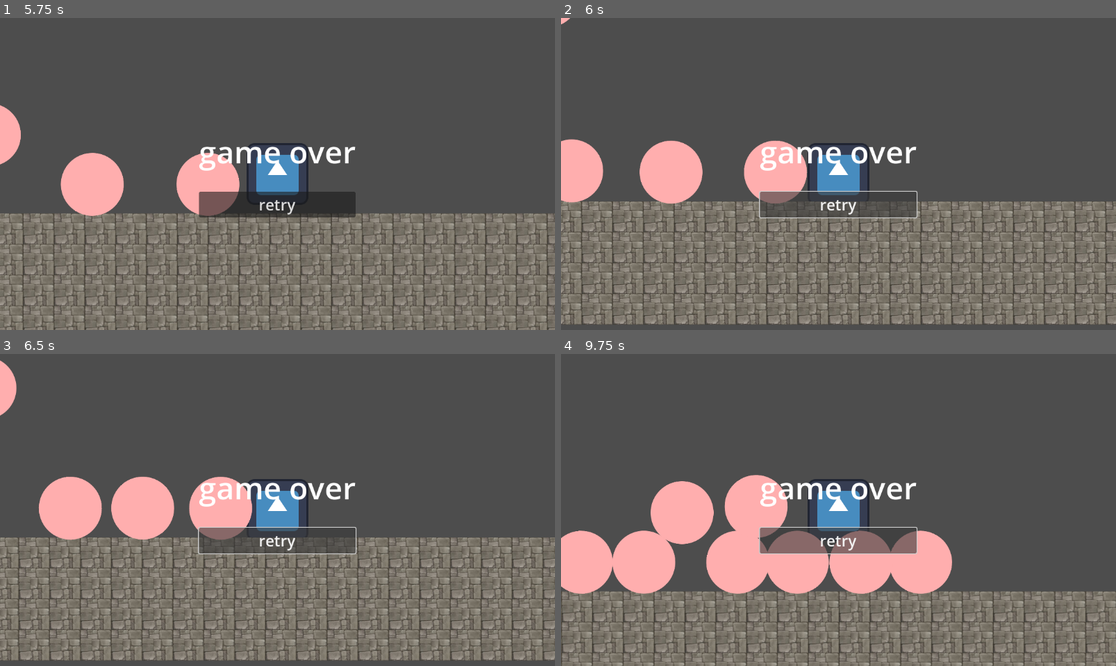
Above: before the commit, frames 1-4 (two rows, left to right).
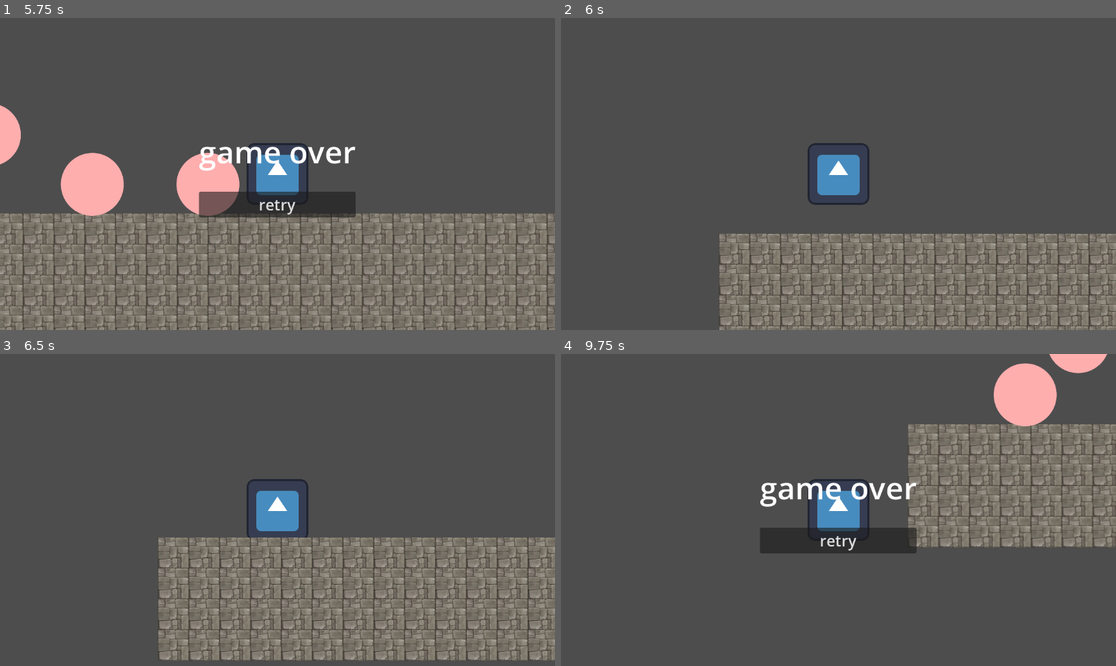
Above: after the commit, the same moments.

Repository: Sogrief/stairs
Game: Godot game, scene res://scenes/level/main.tscn
The game is run twice, just before and just after one commit, with the same random seed, the same clock (stepped at 60 frames per second) and the same inputs. The engine's default icon, where the game draws it, is replaced by a stand-in: a white triangle on a blue panel in a dark square.
Inputs (mouse positions are in pixels of both pictures, inside the frame that each line leads up to):
- Up to frame 1 (5.75 s): hold Right (move_right) 0.53-2.03 s; tap Up (jump) at 0.77, 1.52, 3.02, 3.77, 4.52 s; hold Left (move_left) 2.03-2.78 s; hold Right (move_right) 2.78-4.28 s; hold Left (move_left) 4.28-5.03 s; hold Right (move_right) from 5.03 s (still down)
- Up to frame 2 (6 s): release Right (move_right) at 5.75 s; click "retry" at 5.75 s
- Up to frame 3 (6.5 s): no input
- Up to frame 4 (9.75 s): click (838, 541) at 6.5 s, where only the run before the commit has a clickable "retry"; click (838, 541) at 7.25 s, where only the run before the commit has a clickable "retry"; hold Left (move_left) 8.03-9.53 s; tap Up (jump) at 8.27, 9.02 s; hold Right (move_right) from 9.53 s (still down)

Frame 1 is identical in both runs. In frame 2, 30% of the frame differs, in the area x 0-100%, y 0-100%; in frame 3, 28%; in frame 4, 50%.

Commit message:
bouton retry pour rejouer la scène

Diff:
--- a/scenes/UI/game_over_menu.tscn
+++ /dev/null
@@ -1,33 +0,0 @@
-[gd_scene format=3 uid="uid://bo211cm2ca2h"]
-
-[node name="game_over_menu" type="CanvasLayer"]
-
-[node name="menu" type="Control" parent="."]
-layout_mode = 3
-anchors_preset = 15
-anchor_right = 1.0
-anchor_bottom = 1.0
-grow_horizontal = 2
-grow_vertical = 2
-
-[node name="center_container" type="CenterContainer" parent="menu"]
-layout_mode = 1
-anchors_preset = 15
-anchor_right = 1.0
-anchor_bottom = 1.0
-grow_horizontal = 2
-grow_vertical = 2
-
-[node name="vbox_container" type="VBoxContainer" parent="menu/center_container"]
-layout_mode = 2
-theme_override_constants/separation = 40
-
-[node name="label" type="Label" parent="menu/center_container/vbox_container"]
-layout_mode = 2
-theme_override_font_sizes/font_size = 64
-text = "game over"
-
-[node name="button" type="Button" parent="menu/center_container/vbox_container"]
-layout_mode = 2
-theme_override_font_sizes/font_size = 32
-text = "retry"
--- a/scenes/level/main.tscn
+++ b/scenes/level/main.tscn
@@ -1,12 +1,13 @@
 [gd_scene load_steps=6 format=3 uid="uid://dlh4j7baqcd0a"]
 
+[ext_resource type="Script" path="res://scenes/level/scripts/game_manager.gd" id="1_jtdce"]
 [ext_resource type="PackedScene" uid="uid://pklwlhm18nvx" path="res://scenes/stairs/stair.tscn" id="1_x3s6r"]
 [ext_resource type="PackedScene" uid="uid://burikkdqjftcb" path="res://scenes/player/player.tscn" id="2_tvdgu"]
 [ext_resource type="PackedScene" uid="uid://d3pv7pb8xkfho" path="res://scenes/projectiles/projectile.tscn" id="3_6vax7"]
-[ext_resource type="Script" path="res://scenes/projectiles/scripts/spawn_projectiles.gd" id="3_gllfd"]
-[ext_resource type="PackedScene" uid="uid://bo211cm2ca2h" path="res://scenes/UI/game_over_menu.tscn" id="5_yfgjh"]
+[ext_resource type="Script" path="res://scenes/level/scripts/spawn_projectiles.gd" id="3_gllfd"]
 
 [node name="main" type="Node2D"]
+script = ExtResource("1_jtdce")
 
 [node name="player" parent="." instance=ExtResource("2_tvdgu")]
 position = Vector2(436, 203)
@@ -20,8 +21,39 @@
 script = ExtResource("3_gllfd")
 projectile = ExtResource("3_6vax7")
 
-[node name="game_over_menu" parent="." instance=ExtResource("5_yfgjh")]
+[node name="game_over_menu" type="CanvasLayer" parent="."]
 unique_name_in_owner = true
 visible = false
 
+[node name="menu" type="Control" parent="game_over_menu"]
+layout_mode = 3
+anchors_preset = 15
+anchor_right = 1.0
+anchor_bottom = 1.0
+grow_horizontal = 2
+grow_vertical = 2
+
+[node name="center_container" type="CenterContainer" parent="game_over_menu/menu"]
+layout_mode = 1
+anchors_preset = 15
+anchor_right = 1.0
+anchor_bottom = 1.0
+grow_horizontal = 2
+grow_vertical = 2
+
+[node name="vbox_container" type="VBoxContainer" parent="game_over_menu/menu/center_container"]
+layout_mode = 2
+theme_override_constants/separation = 40
+
+[node name="label" type="Label" parent="game_over_menu/menu/center_container/vbox_container"]
+layout_mode = 2
+theme_override_font_sizes/font_size = 64
+text = "game over"
+
+[node name="button" type="Button" parent="game_over_menu/menu/center_container/vbox_container"]
+layout_mode = 2
+theme_override_font_sizes/font_size = 32
+text = "retry"
+
 [connection signal="child_entered_tree" from="projectiles" to="player" method="_on_projectiles_child_entered_tree"]
+[connection signal="pressed" from="game_over_menu/menu/center_container/vbox_container/button" to="." method="_on_button_pressed"]
--- /dev/null
+++ b/scenes/level/scripts/game_manager.gd
@@ -0,0 +1,4 @@
+extends Node2D
+
+func _on_button_pressed():
+	get_tree().reload_current_scene() #rejoue la scène actuelle
--- a/scenes/player/scripts/player.gd
+++ b/scenes/player/scripts/player.gd
@@ -29,15 +29,13 @@
 
 	move_and_slide()
 
-
 func death():
-	game_over_menu.show()
+	game_over_menu.show() #affiche le menu game over quand le joueur meurt
 
 func _on_area_2d_body_entered(body):
 	if body is TileMap:
 		if velocity.y > wall_jump_sensitivity:
 			jump_count = 1
-
 
 func _on_area_2d_body_exited(body):
 	if body is TileMap:
Renamed: scenes/projectiles/scripts/spawn_projectiles.gd -> scenes/level/scripts/spawn_projectiles.gd
